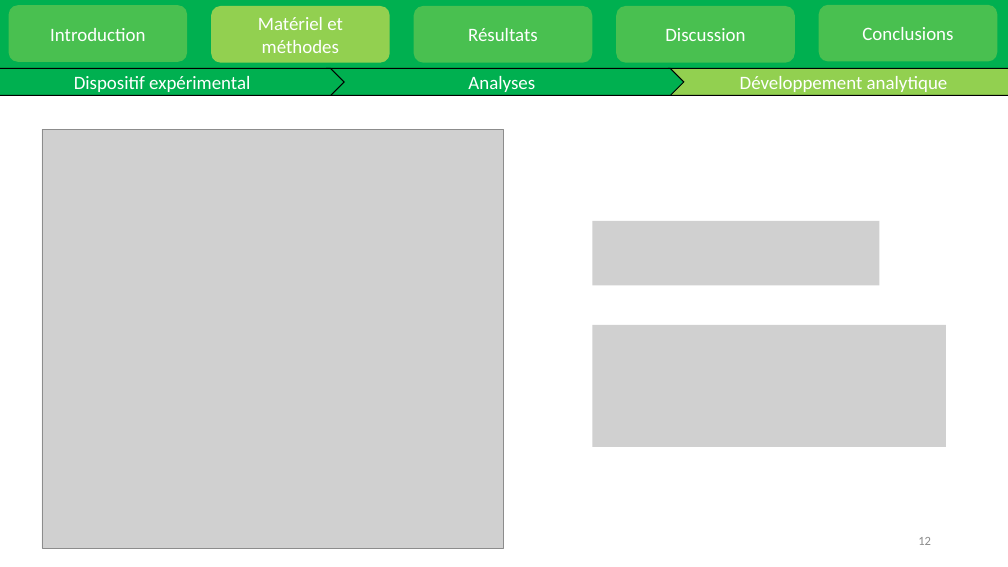
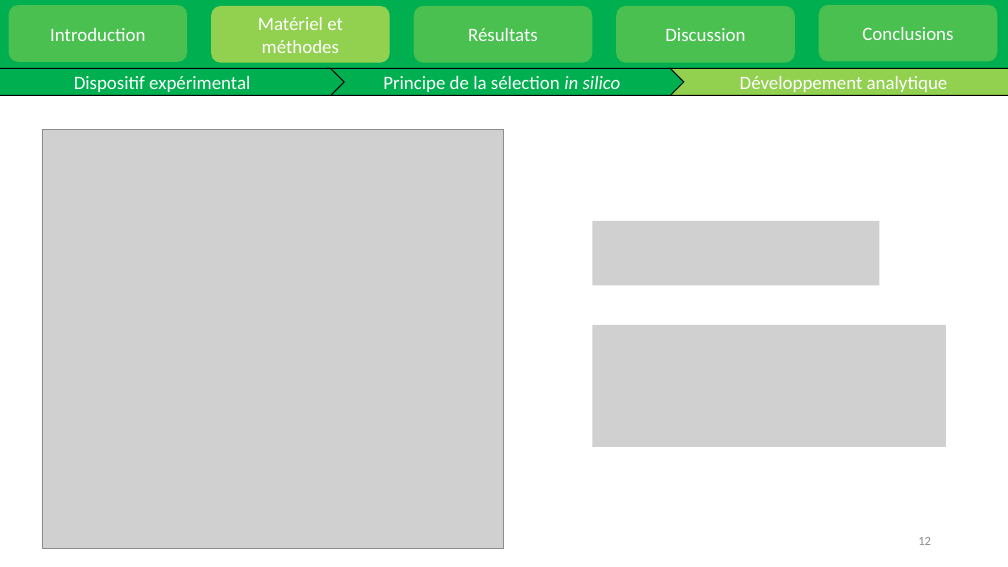
Before and after one commit to martinEcarnot/Stage_CBienvenu_2023, a slide deck: slide 12 of présentation-v1.pptx. Drawn at 1008x567 pixels with LibreOffice and Linux fonts; fonts in the diff are those of the drawing; grey boxes stand for pictures. Boxes give left, top, right and bottom in pixels: in the first picture for what was removed or moved away, otherwise in the second. Text is boxed around its words. In the diff, an @@ line names an element or a change of style, - is before the commit and + after.

```diff
--- a/présentation-v1.pptx
+++ b/présentation-v1.pptx
@@ text in pentagon arrow at [383,76,621,92]: text changed @@
-Analyses
+Principe de la sélection in silico
```
Also in this commit, not shown: 8 other slides changed, 1 slide added, 2 other files.
